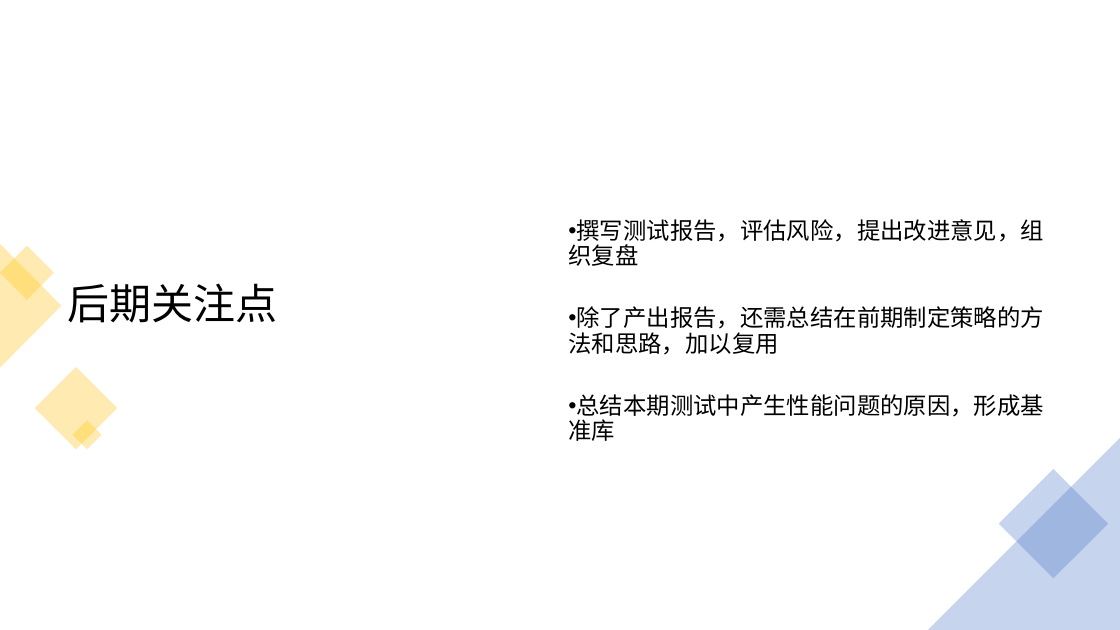
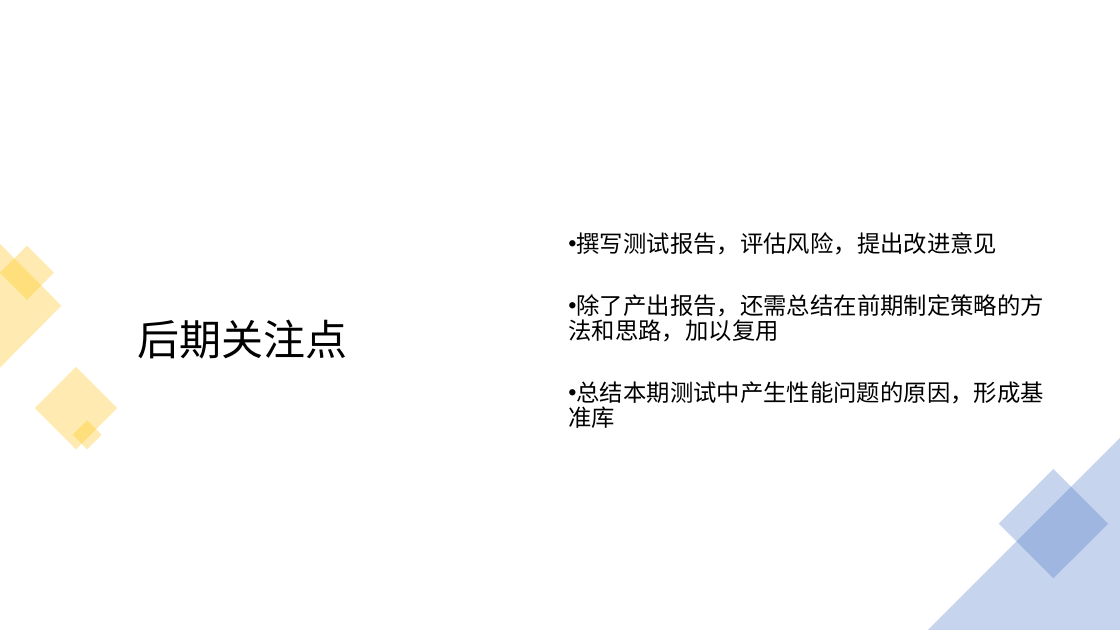
Before and after one commit to Rexixe1993/-, a slide deck: slide 14 of D99压测分享会.pptx (slide 13 before the commit). Drawn at 1120x630 pixels with LibreOffice and Linux fonts; fonts in the diff are those of the drawing. Boxes give left, top, right and bottom in pixels: in the first picture for what was removed or moved away, otherwise in the second. Text is boxed around its words. In the diff, an @@ line names an element or a change of style, - is before the commit and + after.

```diff
--- a/D99压测分享会.pptx
+++ b/D99压测分享会.pptx
@@ text at box(577, 232, 998, 255): text changed @@
-  • 撰写测试报告，评估风险，提出改进意见，组织复盘
+  • 撰写测试报告，评估风险，提出改进意见
@@ text "后期关注点": place and size @@
-text "后期关注点" at box(67, 283, 277, 323)
+text "后期关注点" at box(138, 319, 348, 359)
@@ text "后期关注点" at box(138, 319, 348, 359): alignment left to centre; vertical alignment middle to top @@
```
Also in this commit, not shown: 7 other slides changed, 2 slides added.
